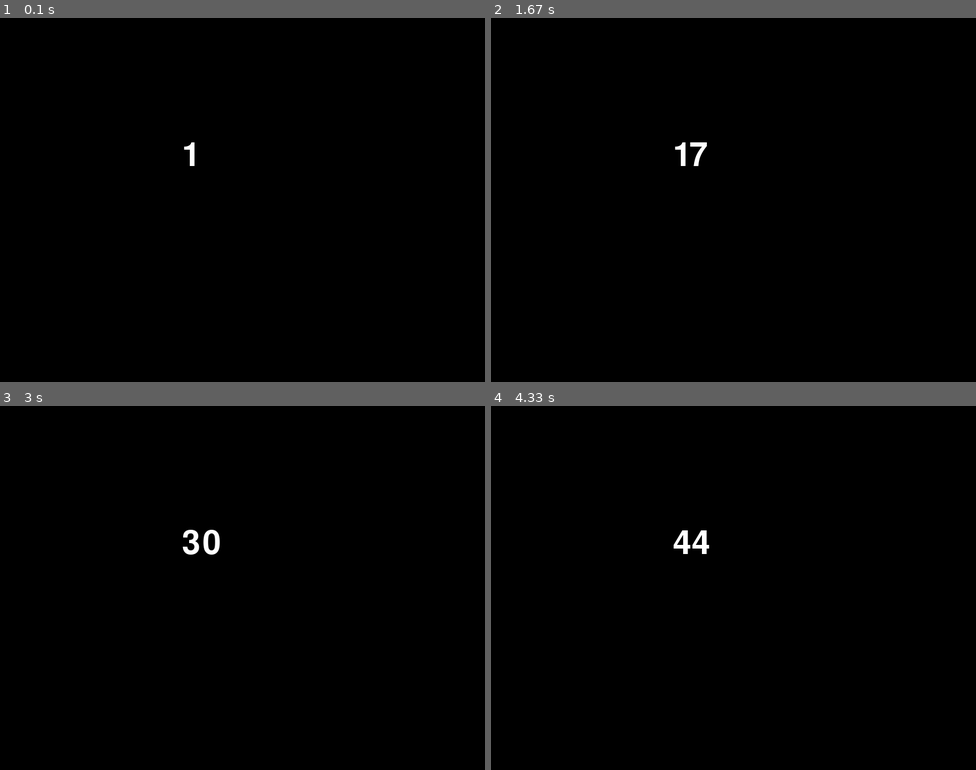
Above: before the commit, frames 1-4 (two rows, left to right).
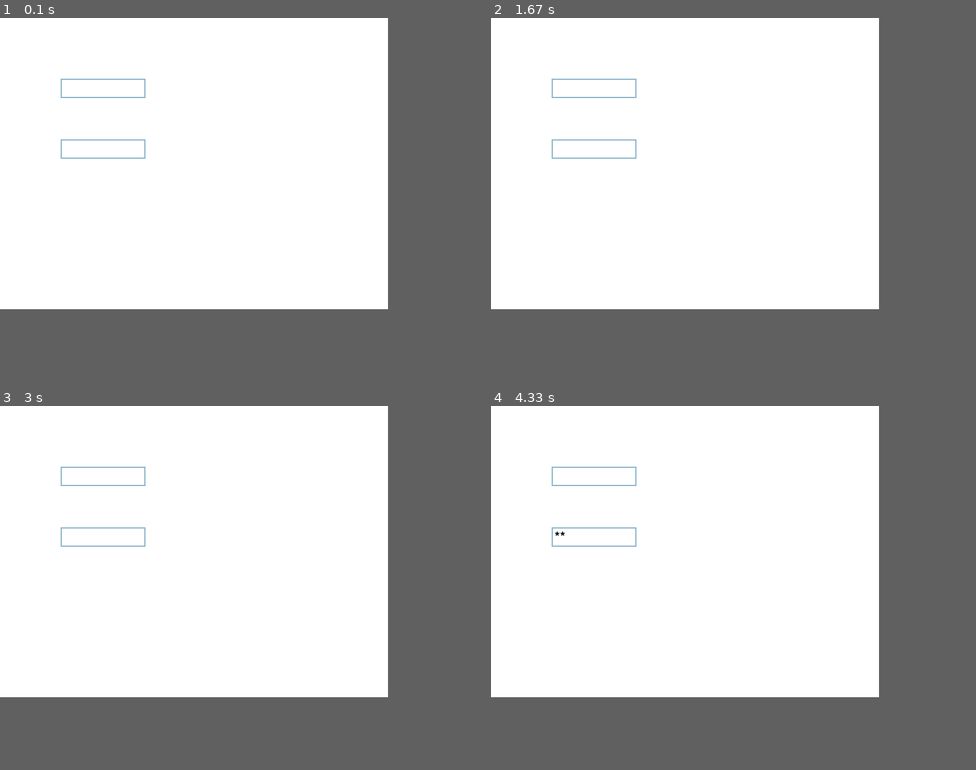
Above: after the commit, the same moments.

Repository: s1f10220290/game-development
Game: pygame game, started from my_flask_app/system.py
The game is run twice, just before and just after one commit, with the same random seed, the same clock (stepped at 60 frames per second) and the same inputs.
Inputs (mouse positions are in pixels of both pictures, inside the frame that each line leads up to):
- Up to frame 1 (0.1 s): no input
- Up to frame 2 (1.67 s): click (592, 87) at 0.38 s; tap Enter at 0.67 s; tap Backspace at 1 s; click (825, 265) at 1.38 s
- Up to frame 3 (3 s): click (101, 537) at 2.27 s; tap Backspace at 2.55 s
- Up to frame 4 (4.33 s): type "ann" at 3.43 s; tap Enter at 3.77 s; hold Backspace from 3.98 s (still down)
In our replay, the window is 800x600 before the commit and 640x480 after it. These sizes can differ from the game's own. Grey fills any space a smaller window leaves; there, only what the larger window draws over its background counts as a difference.

The runs differ from the first frame. In frame 1, 64% of the frame differs, in the area x 0-80%, y 0-80%; in frame 2, 64%; in frame 3, 64%; in frame 4, 64%.

Commit message:
ユーザ情報

Diff:
--- a/my_flask_app/system.py
+++ b/my_flask_app/system.py
@@ -1,29 +1,91 @@
 import pygame
 import sys
+import json
 
+# 画面サイズの設定
+SCREEN_WIDTH = 640
+SCREEN_HEIGHT = 480
+
+# 色の設定
 WHITE = (255, 255, 255)
-BLACK = (  0,   0,   0)
+BLACK = (0, 0, 0)
 
+# ファイルにユーザー情報を保存する関数
+def save_user_data(username, password):
+    user_data = {"username": username, "password": password}
+    with open("user_data.json", "w") as file:
+        json.dump(user_data, file)
+
+# メインのゲーム関数
 def main():
     pygame.init()
-    pygame.display.set_caption("初めてのPygame")
-    screen = pygame.display.set_mode((800, 600))
-    clock = pygame.time.Clock()
-    font = pygame.font.Font(None, 80)
-    tmr = 0
+    pygame.display.set_caption("ユーザー登録")
+    screen = pygame.display.set_mode((SCREEN_WIDTH, SCREEN_HEIGHT))
+    font = pygame.font.Font(None, 32)
+
+    input_box = pygame.Rect(100, 100, 140, 32)  # 入力ボックスの位置とサイズ
+    color_inactive = pygame.Color('lightskyblue3')  # 非アクティブ状態の色
+    color_active = pygame.Color('dodgerblue2')      # アクティブ状態の色
+    color = color_inactive
+    active = False
+    text = ''
+
+    # パスワード入力ボックス
+    password_box = pygame.Rect(100, 200, 140, 32)
+    password_active = False
+    password = ''
 
     while True:
-        tmr = tmr + 1
         for event in pygame.event.get():
             if event.type == pygame.QUIT:
                 pygame.quit()
                 sys.exit()
+            if event.type == pygame.MOUSEBUTTONDOWN:
+                # ユーザー名入力ボックスのクリック判定
+                if input_box.collidepoint(event.pos):
+                    active = not active
+                else:
+                    active = False
 
-        txt = font.render(str(tmr), True, WHITE)
-        screen.fill(BLACK)
-        screen.blit(txt, [300, 200])
-        pygame.display.update()
-        clock.tick(10)
+                # パスワード入力ボックスのクリック判定
+                if password_box.collidepoint(event.pos):
+                    password_active = not password_active
+                else:
+                    password_active = False
+
+                color = color_active if active else color_inactive
+
+            if event.type == pygame.KEYDOWN:
+                if active:
+                    if event.key == pygame.K_RETURN:
+                        print("ユーザー名:", text)
+                    elif event.key == pygame.K_BACKSPACE:
+                        text = text[:-1]
+                    else:
+                        text += event.unicode
+
+                if password_active:
+                    if event.key == pygame.K_RETURN:
+                        save_user_data(text, password)
+                        print("パスワード:", password)
+                    elif event.key == pygame.K_BACKSPACE:
+                        password = password[:-1]
+                    else:
+                        password += event.unicode
+
+        screen.fill(WHITE)
+
+        # ユーザー名の入力ボックス描画
+        txt_surface = font.render(text, True, BLACK)
+        screen.blit(txt_surface, (input_box.x+5, input_box.y+5))
+        pygame.draw.rect(screen, color, input_box, 2)
+
+        # パスワードの入力ボックス描画
+        password_surface = font.render('*' * len(password), True, BLACK)
+        screen.blit(password_surface, (password_box.x+5, password_box.y+5))
+        pygame.draw.rect(screen, color, password_box, 2)
+
+        pygame.display.flip()
 
 if __name__ == '__main__':
     main()
